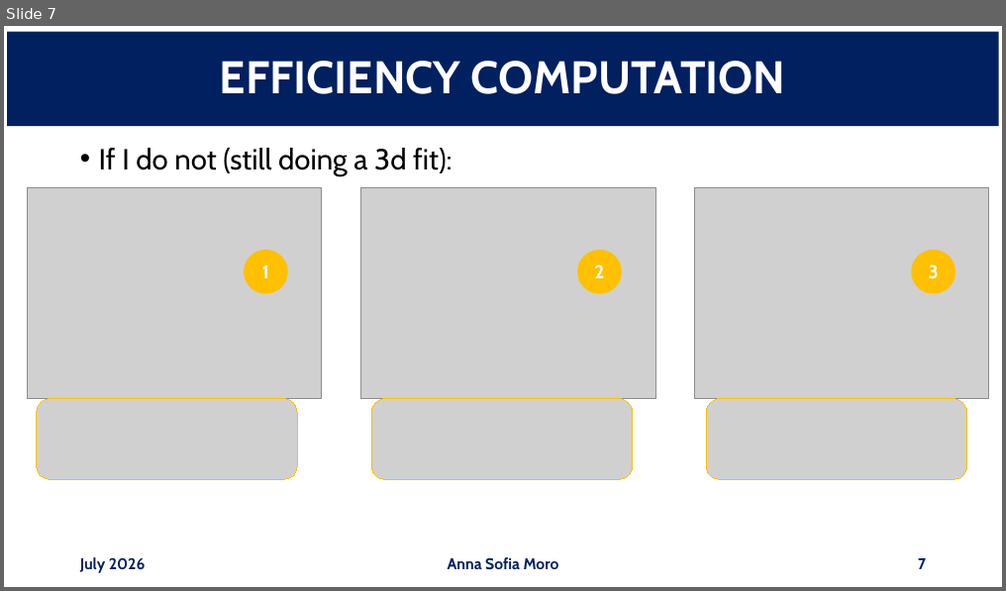
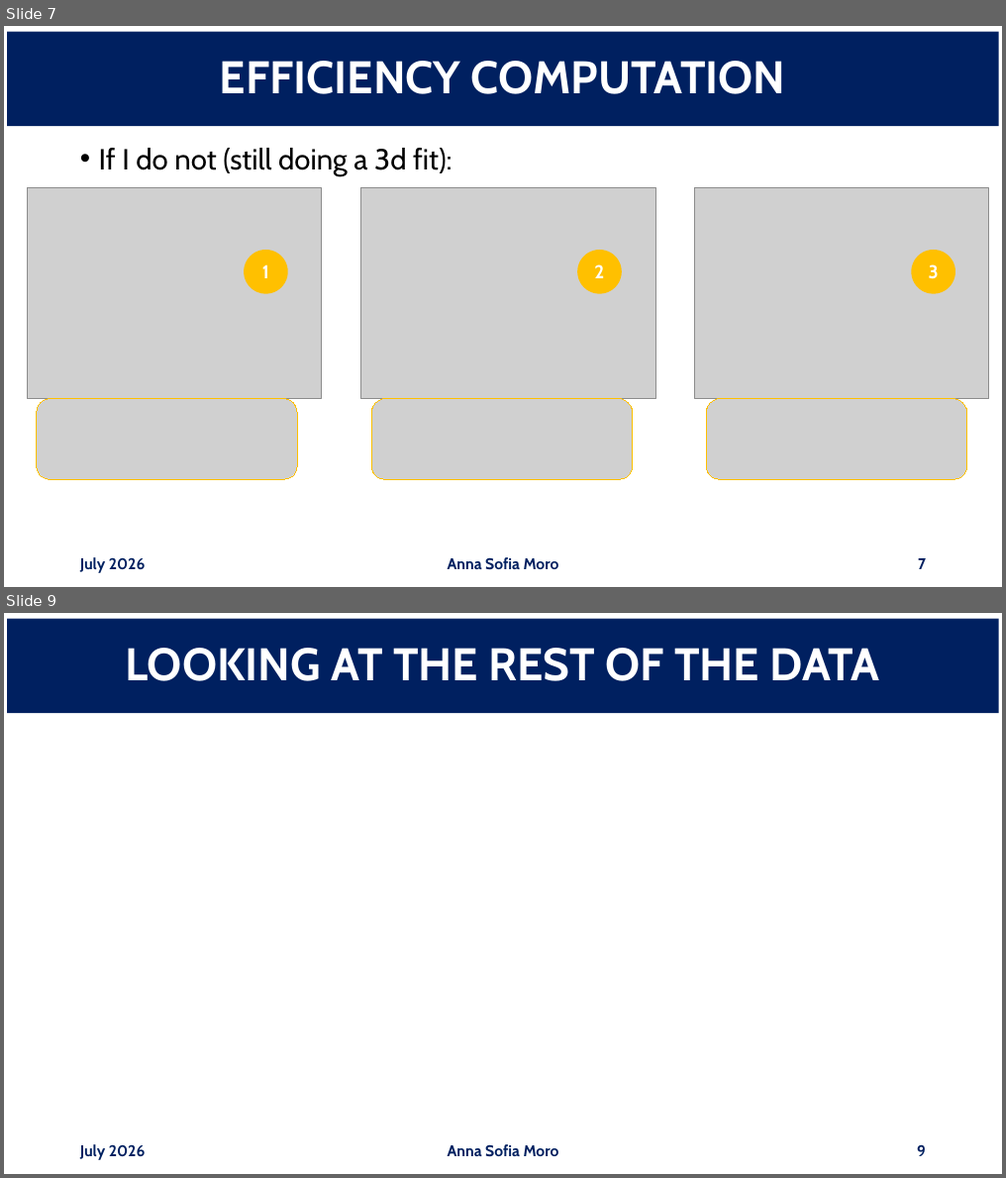
Before and after one commit to annaasofia/tesi, a slide deck: slides/week3.pptx. Shown one above the other, each under a label of ours: slide 7 before the commit, slides 7 and 9 after it; the slides between them are not shown. The pictures are 1006x591 and 1006x1178 pixels, drawn with LibreOffice and Linux fonts; fonts in the diff are those of the drawing; grey boxes stand for pictures. Boxes give left, top, right and bottom in pixels: in the first picture for what was removed or moved away, otherwise in the second. Text is boxed around its words. In the diff, an @@ line names an element or a change of style, - is before the commit and + after.

```diff
--- a/slides/week3.pptx
+++ b/slides/week3.pptx
@@ slide 9 added at box(4, 613, 1002, 1174), background #FFFFFF @@
@@ title added at box(7, 619, 999, 713), fill #002060, 44 pt, text #FFFFFF, bold @@
+LOOKING AT THE REST OF THE DATA
@@ text added at box(80, 1145, 146, 1160), 15 pt, text #002060, bold @@
+July 2026
@@ text added at box(448, 1145, 559, 1157), 15 pt, text #002060, bold @@
+Anna Sofia Moro
@@ page number added at box(917, 1145, 926, 1157), 15 pt, text #002060, bold @@
+9
```
Also in this commit, not shown: 2 slides changed, 4 other files.
